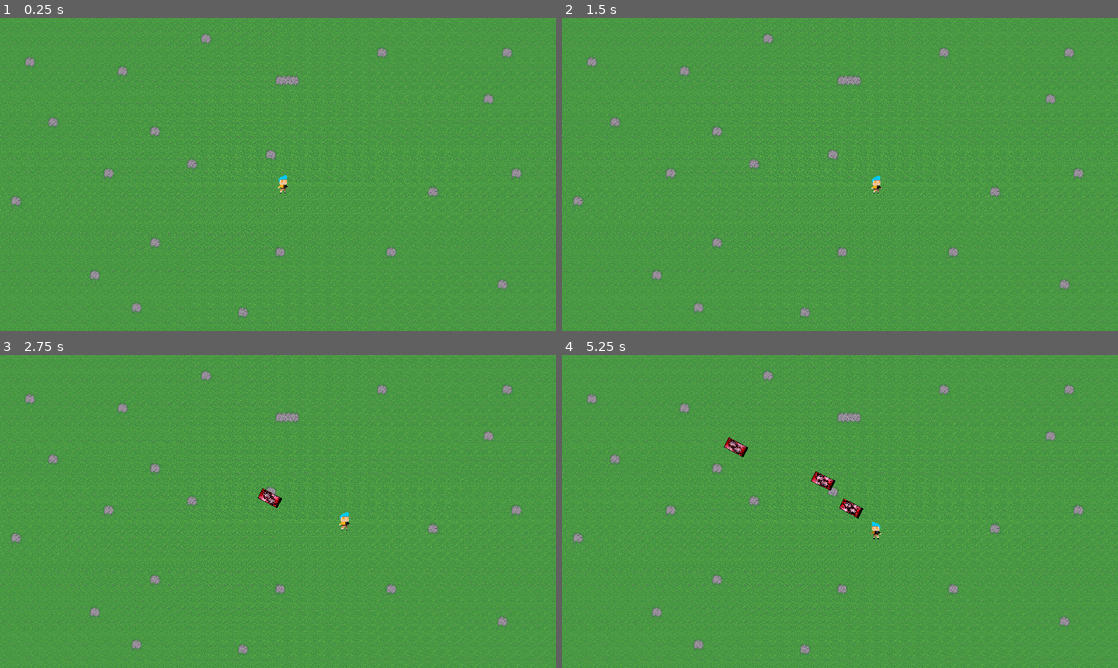
Above: before the commit, frames 1-4 (two rows, left to right).
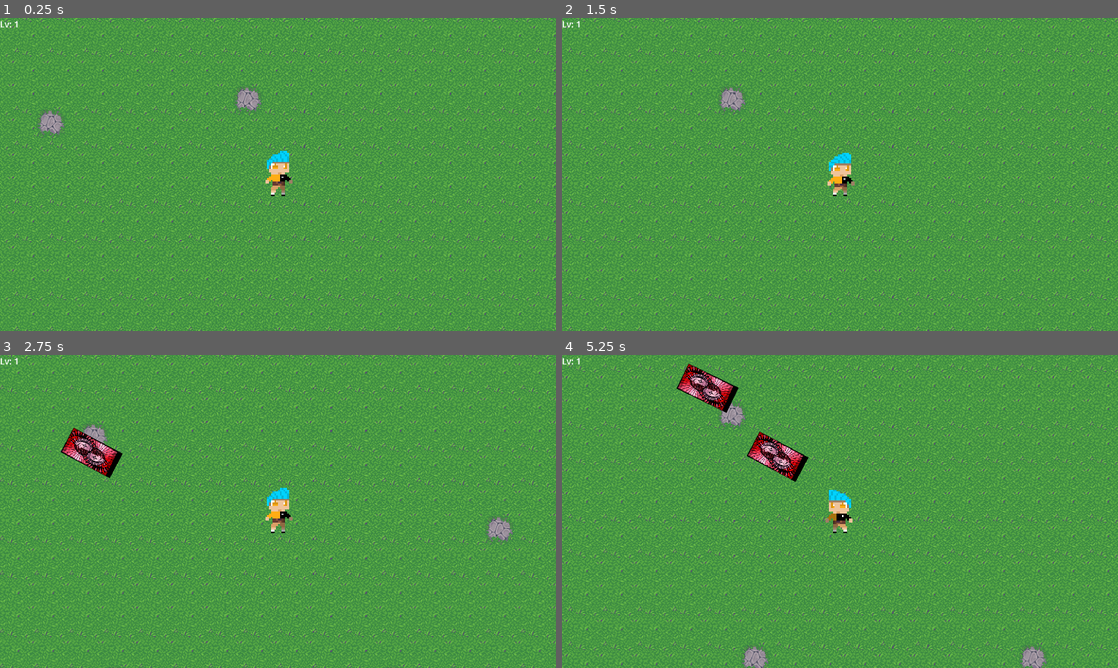
Above: after the commit, the same moments.

Repository: FastestDan/FD_In_VampSurv
Game: Godot game, scene res://Levels/test_place.tscn
The game is run twice, just before and just after one commit, with the same random seed, the same clock (stepped at 60 frames per second) and the same inputs. The engine's default icon, where the game draws it, is replaced by a stand-in: a white triangle on a blue panel in a dark square. Sound files missing from this copy of the repository are replaced by a short silence.
Inputs (mouse positions are in pixels of both pictures, inside the frame that each line leads up to):
- Up to frame 1 (0.25 s): no input
- Up to frame 2 (1.5 s): tap Enter at 0.5 s; move the mouse to (962, 158) at 0.52 s; hold D (go_right) 0.53-1.25 s; tap O at 0.6 s; click (962, 158) at 0.67 s; drag from (728, 190) to (873, 183) at 1.27 s
- Up to frame 3 (2.75 s): move the mouse to (333, 442) at 2.02 s; hold D (go_right) from 2.03 s (still down); tap Shift at 2.1 s
- Up to frame 4 (5.25 s): release D (go_right) at 2.75 s; drag from (812, 574) to (906, 520) at 2.77 s; move the mouse to (1006, 558) at 3.52 s; hold A (go_left) 3.53-4.25 s; tap O at 3.6 s; drag from (673, 464) to (862, 498) at 4.27 s; move the mouse to (867, 511) at 5.02 s; hold S (go_down) from 5.03 s (still down); tap Shift at 5.1 s; click (867, 511) at 5.17 s

The runs differ from the first frame. In frame 1, 24% of the frame differs, in the area x 0-100%, y 0-100%; in frame 2, 23%; in frame 3, 24%; in frame 4, 26%.

Commit message:
Added EXP pickups to level up player

Diff:
--- a/Entities/Characters/player.gd
+++ b/Entities/Characters/player.gd
@@ -3,6 +3,12 @@
 
 var SPEED = 150.0
 var hp = 100
+var prev_direction = Vector2.RIGHT
+var exp = 0
+var player_level = 1
+var all_exp = 0
+
+
 # Тут находятся оружия (смысл этого хардкода, если VampSurv - рогалик - непонятно)
 var spear = preload("res://Entities/Weapons/spear.tscn")
 var shippu = preload("res://Entities/Weapons/shippu.tscn")
@@ -27,12 +33,15 @@
 var stick_bullets = 1
 var stick_level = 0
 
-var prev_direction = Vector2.RIGHT
+var enemy_near = []
 
-var enemy_near = []
+@onready var expBar = get_node("%EXP_Bar")
+@onready var lv_label = get_node("%LEVEL")
+
 
 func _ready() -> void:
 	attack()
+	set_expBar(exp, cap_calc())
 
 func _physics_process(delta: float) -> void:
 	movement()
@@ -141,3 +150,46 @@
 func _on_teki_detector_body_exited(body: Node2D) -> void:
 	if enemy_near.has(body):
 		enemy_near.erase(body)
+
+
+func _on_grabber_area_entered(area: Area2D) -> void:
+	if area.is_in_group("loot"):
+		area.target = self
+
+
+func _on_collector_area_entered(area: Area2D) -> void:
+	if area.is_in_group("loot"):
+		var exp_get = area.picked()
+		exp_calc(exp_get)
+
+
+func exp_calc(exp_get):
+	var exp_left = cap_calc()
+	all_exp += exp_get
+	if exp + all_exp >= exp_left:
+		all_exp -= exp_left - exp
+		player_level += 1
+		lv_label.text = str("Lv: ", player_level)
+		exp = 0
+		exp_left = cap_calc()
+		exp_calc(0)
+	else:
+		exp += all_exp
+		all_exp = 0
+
+	set_expBar(exp, exp_left)
+
+func cap_calc():
+	var cap = player_level
+	if player_level < 20:
+		cap = player_level * 5
+	elif player_level < 40:
+		cap = 95 * (player_level-19) * 8
+	else:
+		cap = 255 + (player_level - 39) * 12
+	return cap
+
+
+func set_expBar(now_val=1, max_val=100):
+	expBar.value = now_val
+	expBar.max_value = max_val
--- a/Entities/Characters/player.tscn
+++ b/Entities/Characters/player.tscn
@@ -123,6 +123,14 @@
 [sub_resource type="CircleShape2D" id="CircleShape2D_yoyrg"]
 radius = 177.6
 
+[sub_resource type="CircleShape2D" id="CircleShape2D_t6wfi"]
+radius = 37.2086
+
+[sub_resource type="CircleShape2D" id="CircleShape2D_vcjb0"]
+radius = 6.81175
+
+[sub_resource type="PlaceholderTexture2D" id="PlaceholderTexture2D_yoyrg"]
+
 [node name="Player" type="CharacterBody2D" groups=["player"]]
 scale = Vector2(2.5, 2.5)
 motion_mode = 1
@@ -142,7 +150,6 @@
 shape = SubResource("RectangleShape2D_t6wfi")
 
 [node name="Camera2D" type="Camera2D" parent="."]
-enabled = false
 zoom = Vector2(2.5, 2.5)
 
 [node name="Attacks" type="Node2D" parent="."]
@@ -167,6 +174,7 @@
 unique_name_in_owner = true
 
 [node name="TekiDetector" type="Area2D" parent="."]
+visible = false
 light_mask = 4
 visibility_layer = 4
 collision_layer = 4
@@ -177,6 +185,45 @@
 light_mask = 4
 visibility_layer = 4
 shape = SubResource("CircleShape2D_yoyrg")
+
+[node name="Grabber" type="Area2D" parent="."]
+collision_layer = 0
+collision_mask = 8
+
+[node name="CollisionShape2D" type="CollisionShape2D" parent="Grabber"]
+shape = SubResource("CircleShape2D_t6wfi")
+
+[node name="Collector" type="Area2D" parent="."]
+collision_layer = 0
+collision_mask = 8
+
+[node name="CollisionShape2D" type="CollisionShape2D" parent="Collector"]
+shape = SubResource("CircleShape2D_vcjb0")
+
+[node name="GUI" type="CanvasLayer" parent="."]
+
+[node name="UI" type="Control" parent="GUI"]
+layout_mode = 3
+anchors_preset = 0
+offset_right = 769.0
+offset_bottom = 433.0
+
+[node name="EXP_Bar" type="TextureProgressBar" parent="GUI/UI"]
+unique_name_in_owner = true
+layout_mode = 0
+offset_right = 721.0
+offset_bottom = 40.0
+texture_under = SubResource("PlaceholderTexture2D_yoyrg")
+
+[node name="LEVEL" type="Label" parent="GUI/UI/EXP_Bar"]
+unique_name_in_owner = true
+layout_mode = 0
+offset_right = 40.0
+offset_bottom = 23.0
+theme_override_font_sizes/font_size = 30
+text = "Lv: 1"
+horizontal_alignment = 2
+vertical_alignment = 1
 
 [connection signal="hurt" from="HurtBox" to="." method="_on_hurt_box_hurt"]
 [connection signal="timeout" from="Attacks/SpearTimer" to="." method="_on_spear_timer_timeout"]
@@ -185,5 +232,7 @@
 [connection signal="timeout" from="Attacks/ShippuTimer/ShippuAttackTimer" to="." method="_on_shippu_attack_timer_timeout"]
 [connection signal="body_entered" from="TekiDetector" to="." method="_on_teki_detector_body_entered"]
 [connection signal="body_exited" from="TekiDetector" to="." method="_on_teki_detector_body_exited"]
+[connection signal="area_entered" from="Grabber" to="." method="_on_grabber_area_entered"]
+[connection signal="area_entered" from="Collector" to="." method="_on_collector_area_entered"]
 
 [editable path="HurtBox"]
--- a/Entities/Enemies/enemy.gd
+++ b/Entities/Enemies/enemy.gd
@@ -4,14 +4,17 @@
 @export var speed = 50
 @export var hp = 25
 @export var knockback_recover = 3.5
+@export var exp = 1
 
 var knockback = Vector2.ZERO
 
 @onready var player = get_tree().get_first_node_in_group("player")
+@onready var loot = get_tree().get_first_node_in_group("loot")
 @onready var hit_sound = $Hit
 @onready var sprite = $AnimatedSprite2D
 
 var baku_anim = preload("res://Entities/Enemies/bakuhatsu.tscn")
+var exp_pickup = preload("res://Entities/Objects/exp_up.tscn")
 
 signal remove_from_array(object)
 
@@ -29,6 +32,10 @@
 	fuse.scale = sprite.scale
 	fuse.global_position = global_position
 	get_parent().call_deferred("add_child", fuse)
+	var new_up = exp_pickup.instantiate()
+	new_up.global_position = global_position
+	new_up.exp = exp
+	loot.call_deferred("add_child", new_up)
 	queue_free()
 
 
--- /dev/null
+++ b/Entities/Objects/exp_up.gd
@@ -0,0 +1,39 @@
+extends Area2D
+
+
+@export var exp = 1
+
+var sprite_small = preload("res://Graphics/Objects/EXP_TEST_SMALL.png")
+var sprite_med = preload("res://Graphics/Objects/EXP_TEST_MEDIUM.png")
+var sprite_big = preload("res://Graphics/Objects/EXP_TEST_BIG.png")
+
+var target = null
+var speed = 0
+
+@onready var sprite = $Sprite2D
+@onready var collision = $CollisionShape2D
+@onready var sound = $Sound
+
+
+func _ready():
+	if exp < 5:
+		return
+	elif exp < 25:
+		sprite.texture = sprite_med
+	else:
+		sprite.texture = sprite_big
+
+func _physics_process(delta: float) -> void:
+	if target != null:
+		global_position = global_position.move_toward(target.global_position, speed)
+		speed += 2 * delta
+
+func picked():
+	sound.play()
+	collision.call_deferred("set", "disabled", true)
+	sprite.visible = false
+	return exp
+
+
+func _on_sound_finished() -> void:
+	queue_free()
--- /dev/null
+++ b/Entities/Objects/exp_up.tscn
@@ -0,0 +1,25 @@
+[gd_scene load_steps=5 format=3 uid="uid://xuvtfp5dggeq"]
+
+[ext_resource type="Script" uid="uid://cmfrs6ayv3def" path="res://Entities/Objects/exp_up.gd" id="1_f67cl"]
+[ext_resource type="Texture2D" uid="uid://bf423glda587p" path="res://Graphics/Objects/EXP_TEST_SMALL.png" id="1_y5t5g"]
+[ext_resource type="AudioStream" uid="uid://df2x1bg0xljat" path="res://Audio/EXP_TEST.wav" id="3_slqb6"]
+
+[sub_resource type="RectangleShape2D" id="RectangleShape2D_slqb6"]
+size = Vector2(40, 54)
+
+[node name="ExpPickUp" type="Area2D" groups=["loot"]]
+collision_layer = 8
+collision_mask = 0
+script = ExtResource("1_f67cl")
+
+[node name="Sprite2D" type="Sprite2D" parent="."]
+scale = Vector2(0.1, 0.1)
+texture = ExtResource("1_y5t5g")
+
+[node name="CollisionShape2D" type="CollisionShape2D" parent="."]
+shape = SubResource("RectangleShape2D_slqb6")
+
+[node name="Sound" type="AudioStreamPlayer" parent="."]
+stream = ExtResource("3_slqb6")
+
+[connection signal="finished" from="Sound" to="." method="_on_sound_finished"]
--- a/Entities/Weapons/shippu.tscn
+++ b/Entities/Weapons/shippu.tscn
@@ -23,7 +23,6 @@
 light_mask = 4
 visibility_layer = 4
 position = Vector2(-4.76837e-06, 4.76837e-06)
-scale = Vector2(1, 1)
 shape = SubResource("RectangleShape2D_1fboy")
 
 [node name="Timer" type="Timer" parent="."]
--- a/Levels/test_place.tscn
+++ b/Levels/test_place.tscn
@@ -1650,3 +1650,5 @@
 
 [node name="EnemySpawner" parent="." instance=ExtResource("4_ktb0f")]
 spawns = Array[ExtResource("5_x1c1m")]([SubResource("Resource_ka1i8"), SubResource("Resource_x1c1m")])
+
+[node name="Loot" type="Node2D" parent="." groups=["loot"]]
--- a/project.godot
+++ b/project.godot
@@ -30,6 +30,7 @@
 
 player=""
 attack=""
+loot=""
 
 [input]
 
Not shown, added: Audio/EXP_TEST.wav.import
Not shown: 1 places in Entities/Characters/player.tscn that only renumber resources
Not shown, added: Entities/Objects/exp_up.gd.uid
Binary file added: Graphics/Objects/EXP_TEST_BIG.png
Not shown, added: Graphics/Objects/EXP_TEST_BIG.png.import
Binary file added: Graphics/Objects/EXP_TEST_MEDIUM.png
Not shown, added: Graphics/Objects/EXP_TEST_MEDIUM.png.import
Binary file added: Graphics/Objects/EXP_TEST_SMALL.png
Not shown, added: Graphics/Objects/EXP_TEST_SMALL.png.import
Not shown, added: Audio/EXP_TEST.wav
